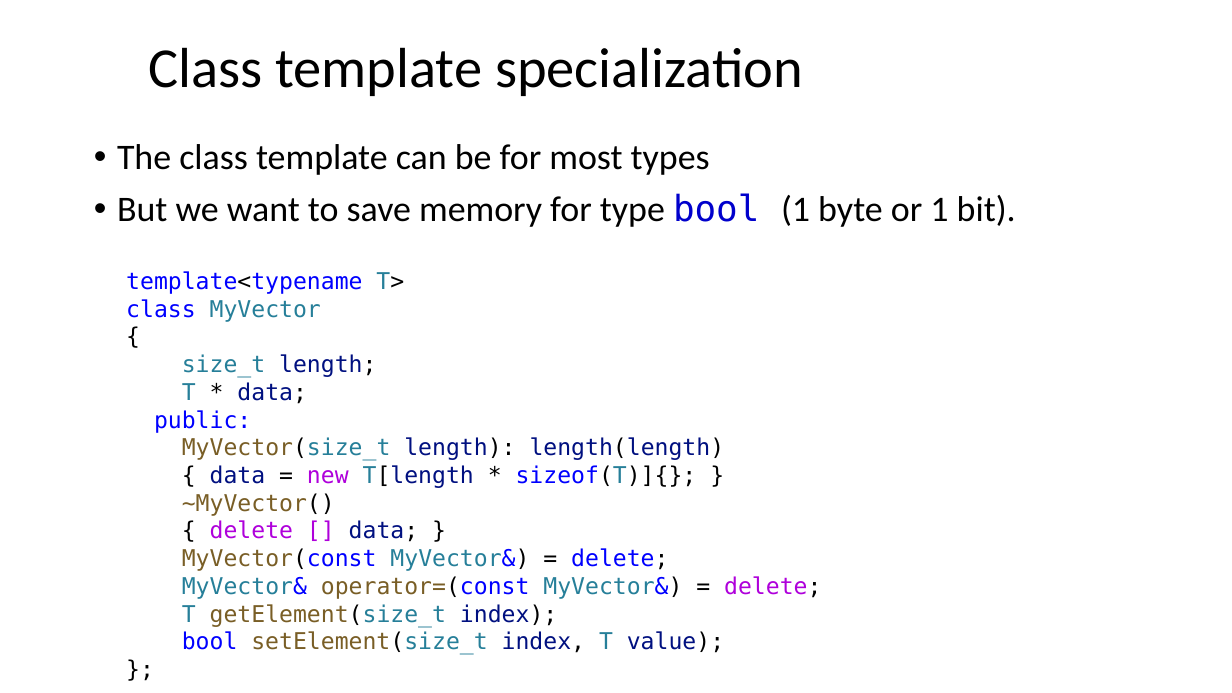
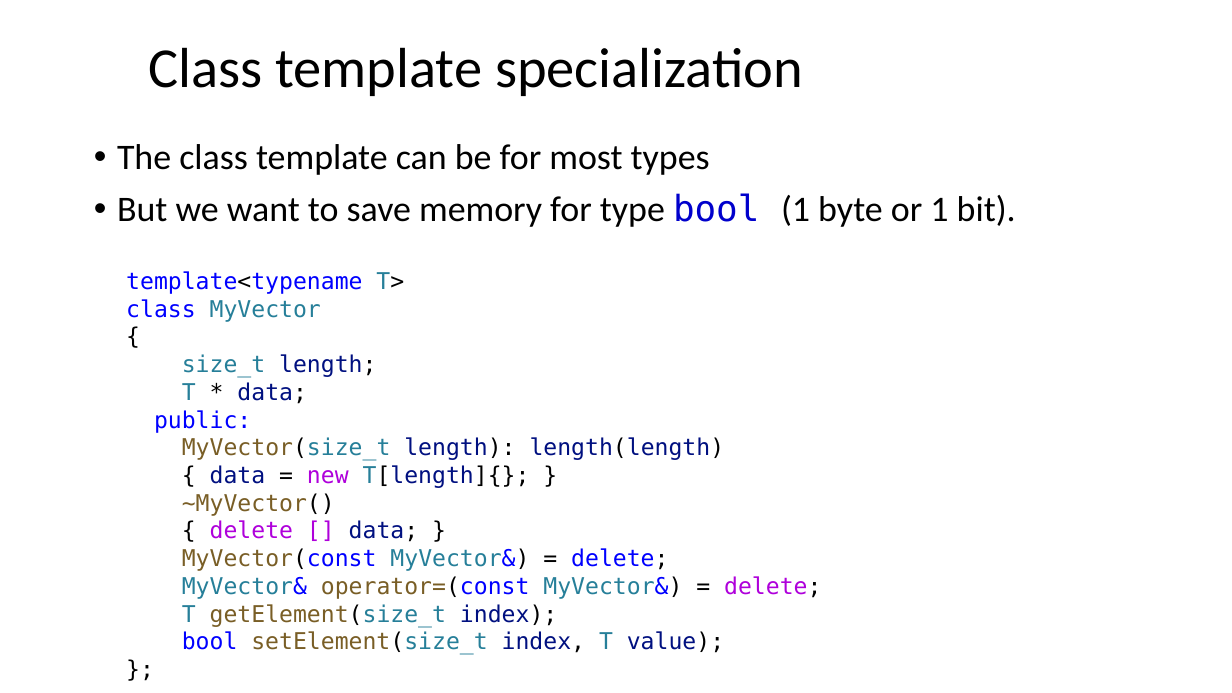
Before and after one commit to ShiqiYu/CPP, a slide deck: slide 13 of week13/Lecture13.pptx. Drawn at 1232x693 pixels with LibreOffice and Linux fonts; fonts in the diff are those of the drawing; background and template pictures are left out. Boxes give left, top, right and bottom in pixels: in the first picture for what was removed or moved away, otherwise in the second. Text is boxed around its words. In the diff, an @@ line names an element or a change of style, - is before the commit and + after.

```diff
--- a/week13/Lecture13.pptx
+++ b/week13/Lecture13.pptx
@@ text at [210, 465, 530, 488]: text changed; text colour #000000 to #001080 @@
-{ data = new T[length * sizeof(T)]{}; }
+{ data = new T[length]{}; }
```
Also in this commit, not shown: 2 other slides changed, 4 other files.
